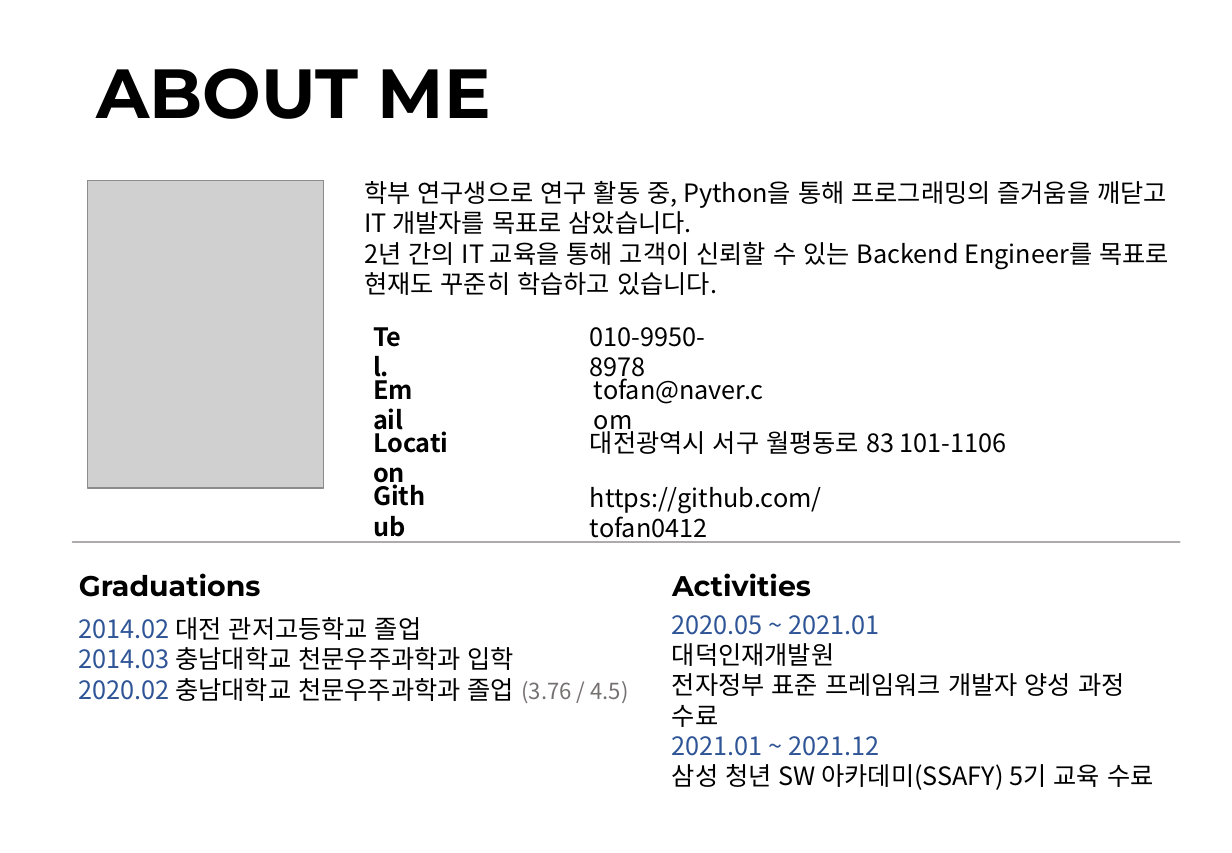
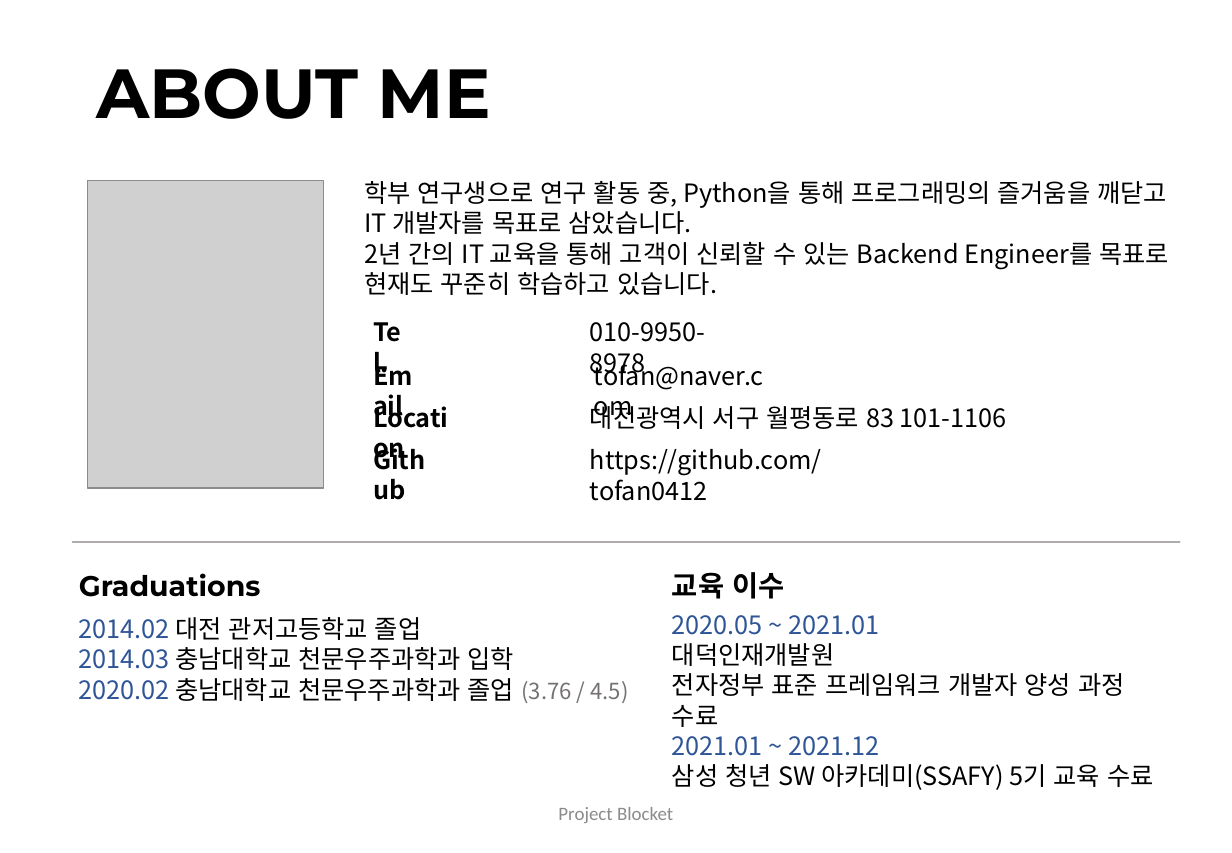
Before and after one commit to tofan0412/Algorithm, a slide deck: slide 2 of 취준/조웅현 포트폴리오.pptx. Drawn at 1232x853 pixels with LibreOffice and Linux fonts; fonts in the diff are those of the drawing; grey boxes stand for pictures. Boxes give left, top, right and bottom in pixels: in the first picture for what was removed or moved away, otherwise in the second. Text is boxed around its words. In the diff, an @@ line names an element or a change of style, - is before the commit and + after.

```diff
--- a/취준/조웅현 포트폴리오.pptx
+++ b/취준/조웅현 포트폴리오.pptx
@@ text "Tel.": place and size @@
-text "Tel." at (362, 316, 420, 358)
+text "Tel." at (362, 311, 420, 353)
@@ text "010-9950-8978": place and size @@
-text "010-9950-8978" at (590, 327, 705, 384)
+text "010-9950-8978" at (590, 322, 705, 379)
@@ text "Email": place and size @@
-text "Email" at (362, 369, 438, 411)
+text "Email" at (362, 355, 438, 397)
@@ text "tofan@naver.com" rewrapped from (590, 373, 822, 514) to (590, 359, 822, 476) @@
@@ text "Location": place and size @@
-text "Location" at (362, 422, 473, 464)
+text "Location" at (362, 397, 473, 439)
@@ text "대전광역시 서구 월평동로 83 101-1106": place and size @@
-text "대전광역시 서구 월평동로 83 101-1106" at (590, 426, 1007, 454)
+text "대전광역시 서구 월평동로 83 101-1106" at (590, 401, 1007, 429)
@@ text "Github": place and size @@
-text "Github" at (590, 487, 822, 514)
+text "Github" at (590, 449, 822, 476)
@@ text "https://github.com/tofan0412" rewrapped from (590, 487, 822, 543) to (590, 449, 822, 501) @@
@@ text at (672, 572, 784, 599): text changed @@
-Activities
+교육 이수
@@ text added at (558, 807, 673, 823), 12 pt, text #8C8C8C @@
+Project Blocket
```
Also in this commit, not shown: 13 other slides changed, 13 slides added.
